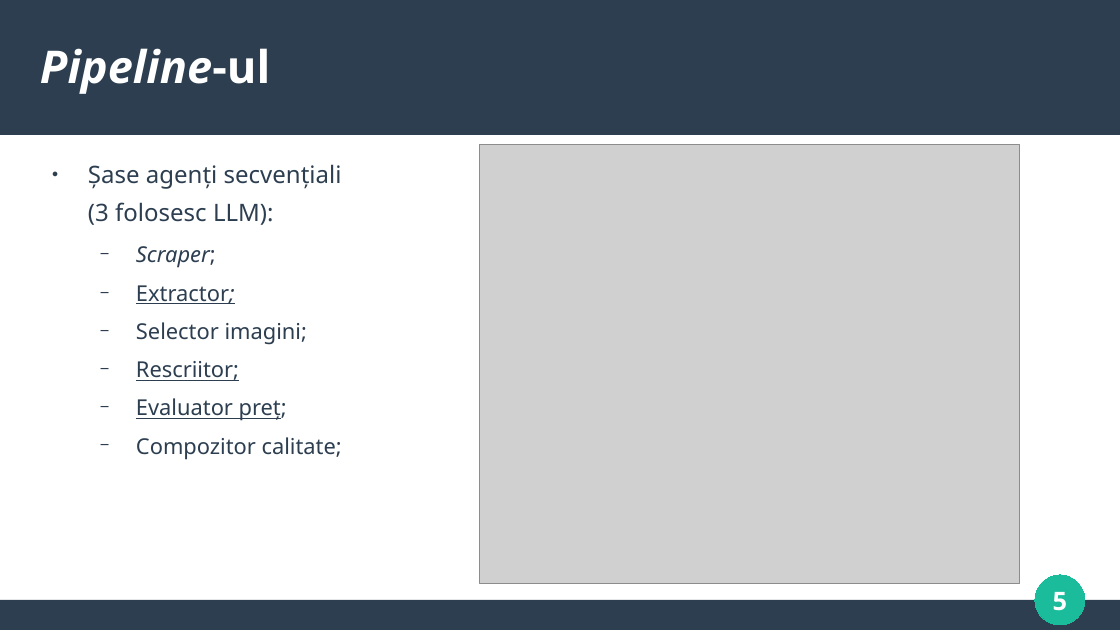
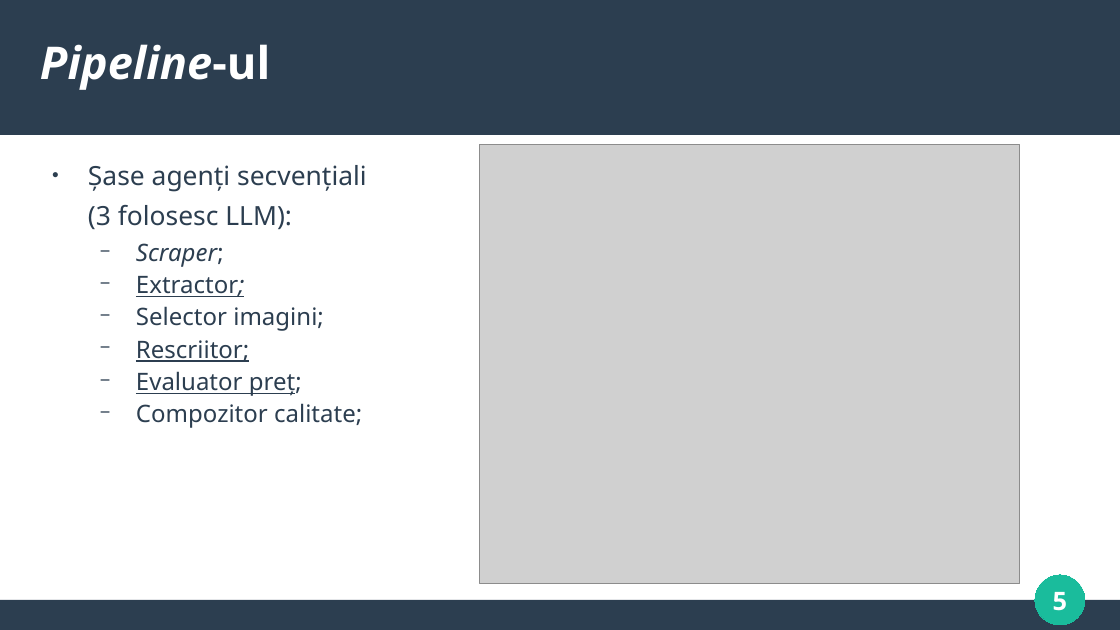
Before and after one commit to KpuBemKa/docs-usm, a slide deck: slide 5 of teza/prezentation-teza.pptx. Drawn at 1120x630 pixels with LibreOffice and Linux fonts; fonts in the diff are those of the drawing; grey boxes stand for pictures. Boxes give left, top, right and bottom in pixels: in the first picture for what was removed or moved away, otherwise in the second. Text is boxed around its words. In the diff, an @@ line names an element or a change of style, - is before the commit and + after.

```diff
--- a/teza/prezentation-teza.pptx
+++ b/teza/prezentation-teza.pptx
@@ title "Pipeline-ul" at [40,44,270,90]: line spacing 1 to 0.9 @@
@@ text "Șase agenți secvențiali" at [88,165,367,428]: size 17.1 to 18.7 pt in "Șase agenți secvențiali", "(3 folosesc LLM):"; size 15.5 to 17 pt in "Scraper;", "Extractor;", "Selector imagini;", "Rescriitor;" and 2 more places; more space between paragraphs; line spacing 1 to 0.7 @@
```
Also in this commit, not shown: 10 other slides changed, 2 other files.
